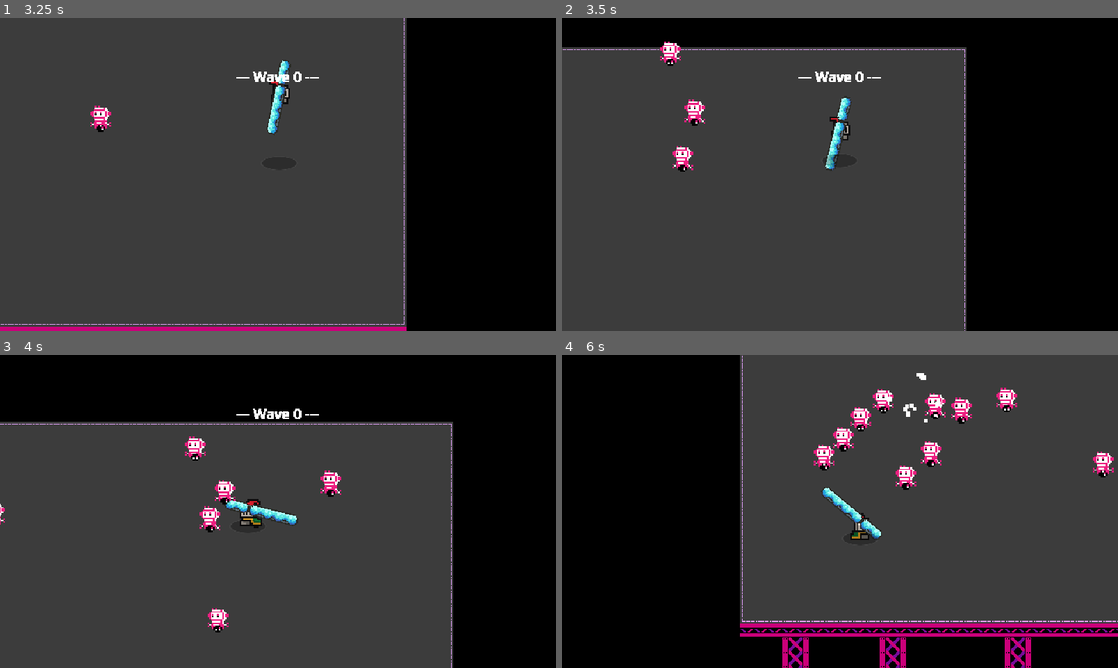
Above: before the commit, frames 1-4 (two rows, left to right).
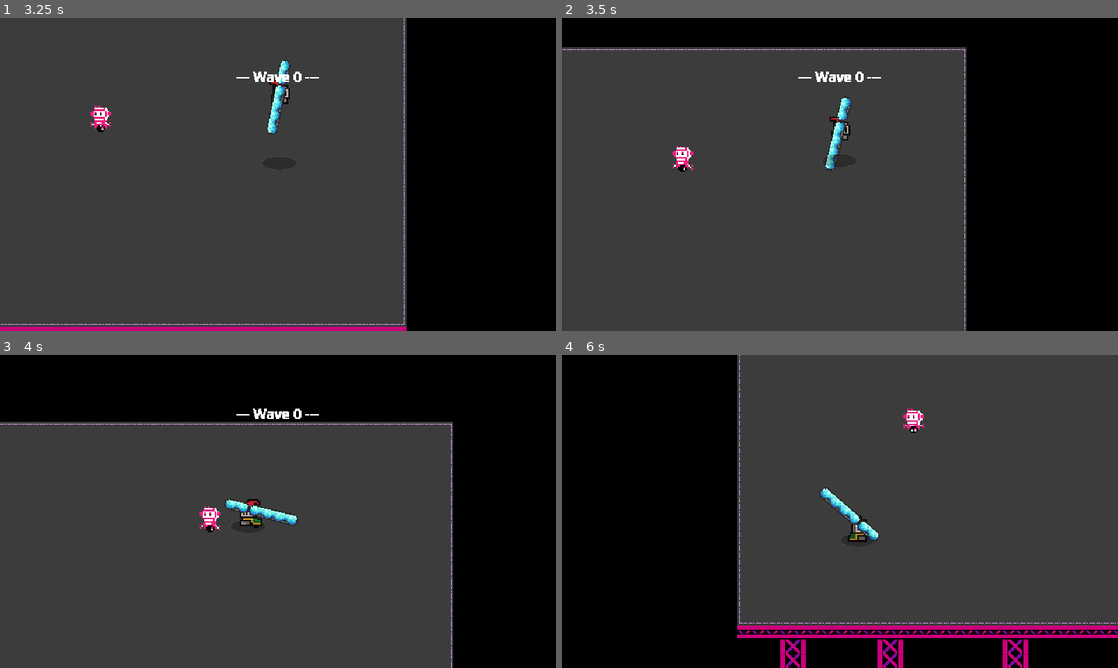
Above: after the commit, the same moments.

Repository: LicoRyte/PSCP--NoIWasTheJudge
Game: Godot game, scene res://Scene/Game Scene/arena.tscn
Same seed, same stepped clock (60 frames per second), same inputs: the game is played once before the commit and once after it. Before the commit the project has no main scene; this scene is started directly in both runs.
Inputs (mouse positions are in pixels of both pictures, inside the frame that each line leads up to):
- Up to frame 1 (3.25 s): move the mouse to (400, 158) at 0.52 s; hold D (Right) 0.53-1.28 s; tap Shift (Dash) at 0.6 s; click (400, 158) at 0.67 s; move the mouse to (166, 190) at 1.27 s; hold S (Down) 1.28-2.03 s; click (166, 190) at 1.35 s; move the mouse to (333, 105) at 2.02 s; hold D (Right) 2.03-2.78 s; tap R (Relode) at 2.1 s; move the mouse to (250, 237) at 2.77 s; hold W (Up) from 2.78 s (still down); tap Space (Space) at 2.85 s; click (250, 237) at 2.92 s
- Up to frame 2 (3.5 s): keep holding W (Up)
- Up to frame 3 (4 s): move the mouse to (444, 558) at 3.52 s; release W (Up) at 3.53 s; hold A (Left) from 3.53 s (still down); tap J (spawn_mob) at 3.6 s
- Up to frame 4 (6 s): move the mouse to (673, 464) at 4.27 s; tap Shift (Dash) at 4.35 s; move the mouse to (867, 511) at 5.02 s; release A (Left) at 5.03 s; press the mouse at (867, 511) at 5.03 s; hold S (Down) 5.03-5.78 s; move the mouse to (756, 433) at 5.77 s; release the mouse at (756, 433) at 5.78 s; hold D (Right) from 5.78 s (still down); tap R (Relode) at 5.85 s

Frame 1 is identical in both runs. In frame 2, 0.4% of the frame differs, in the area x 17-26%, y 7-35%; in frame 3, 0.8%; in frame 4, 6.3%, in the area x 31-100%, y 0-100%.
Error after the commit: Cannot call method 'get_children' on a null value. (res://Scripts/Service_scripts/Common.gd:13)

Commit message:
bug_in_get_real_parent

Diff:
--- a/Scene/Gun & Bullet/bullet.tscn
+++ b/Scene/Gun & Bullet/bullet.tscn
@@ -62,4 +62,5 @@
 shape = SubResource("CircleShape2D_k7h5k")
 
 [connection signal="screen_exited" from="VisibleOnScreenNotifier2D" to="." method="_on_visible_on_screen_notifier_2d_screen_exited"]
+[connection signal="area_entered" from="Hitbox" to="." method="_on_hitbox_area_entered"]
 [connection signal="body_entered" from="Hitbox" to="." method="_on_hitbox_body_entered"]
--- a/Scene/enemy/enemy.tscn
+++ b/Scene/enemy/enemy.tscn
@@ -57,11 +57,15 @@
 "speed": 15.0
 }]
 
-[sub_resource type="CircleShape2D" id="CircleShape2D_a2w56"]
-radius = 15.0
+[sub_resource type="CircleShape2D" id="CircleShape2D_vo3e1"]
+radius = 16.03122
 
 [sub_resource type="CircleShape2D" id="CircleShape2D_62j1s"]
 radius = 182.88794
+
+[sub_resource type="CapsuleShape2D" id="CapsuleShape2D_vo3e1"]
+radius = 4.0
+height = 26.0
 
 [node name="enemy" type="CharacterBody2D"]
 y_sort_enabled = true
@@ -69,7 +73,7 @@
 collision_mask = 2
 script = ExtResource("1_a2w56")
 
-[node name="AnimatedSprite2D" type="AnimatedSprite2D" parent="."]
+[node name="AnimatedSprite2D_enemy" type="AnimatedSprite2D" parent="."]
 position = Vector2(0, -15.000002)
 scale = Vector2(1.9166666, 1.9166666)
 sprite_frames = SubResource("SpriteFrames_7daf2")
@@ -77,29 +81,30 @@
 autoplay = "run"
 frame_progress = 0.97757894
 
-[node name="CollisionShape2D2" type="CollisionShape2D" parent="."]
-position = Vector2(0, -11)
-shape = SubResource("CircleShape2D_a2w56")
-debug_color = Color(0.95571464, 1.4439225e-06, 0.54431456, 0.41960785)
+[node name="hitbox_enemy" type="Area2D" parent="."]
+
+[node name="HitboxComponent" type="CollisionShape2D" parent="hitbox_enemy"]
+position = Vector2(0, -15)
+shape = SubResource("CircleShape2D_vo3e1")
 script = ExtResource("3_y0sql")
 metadata/_custom_type_script = "uid://c0syw6q6vu1rm"
 
 [node name="detection_area" type="Area2D" parent="."]
-collision_mask = 2
+position = Vector2(0, -15)
+collision_layer = 8
+collision_mask = 10
 
-[node name="CollisionShape2D" type="CollisionShape2D" parent="detection_area"]
-visible = false
-position = Vector2(0, -16)
+[node name="detection_area" type="CollisionShape2D" parent="detection_area"]
 shape = SubResource("CircleShape2D_62j1s")
 debug_color = Color(0.57551855, 0.45502687, 0.82508385, 0.41960785)
 
-[node name="CollisionShape2D" type="CollisionShape2D" parent="."]
-visible = false
-position = Vector2(0, -10)
-shape = SubResource("CircleShape2D_a2w56")
-debug_color = Color(0.95571464, 1.4439225e-06, 0.54431456, 0.41960785)
-script = ExtResource("3_y0sql")
-metadata/_custom_type_script = "uid://c0syw6q6vu1rm"
+[node name="real_hitbox" type="CollisionShape2D" parent="."]
+light_mask = 2
+visibility_layer = 2
+position = Vector2(0, -3)
+rotation = 1.5707964
+shape = SubResource("CapsuleShape2D_vo3e1")
+debug_color = Color(0.887244, 0.33187276, 0.01956746, 0.41960785)
 
 [node name="HealthComponent" type="Node" parent="."]
 script = ExtResource("4_7daf2")
--- a/Scene/player/Player.tscn
+++ b/Scene/player/Player.tscn
@@ -16,17 +16,6 @@
 [ext_resource type="Script" uid="uid://b7whr2y1petr7" path="res://Scripts/player/Player State/dash.gd" id="10_fq3oi"]
 [ext_resource type="Script" uid="uid://ceuhx3dreapte" path="res://Scripts/Base/CardComponent.gd" id="15_kbnkk"]
 
-[sub_resource type="CapsuleShape2D" id="CapsuleShape2D_kbnkk"]
-
-[sub_resource type="Gradient" id="Gradient_7dww1"]
-offsets = PackedFloat32Array(0, 0.56, 0.62, 0.9866667)
-colors = PackedColorArray(0, 0, 0, 1, 0, 0, 0, 1, 1, 1, 1, 0, 0, 0, 0, 0)
-
-[sub_resource type="GradientTexture2D" id="GradientTexture2D_inyuv"]
-gradient = SubResource("Gradient_7dww1")
-fill = 1
-fill_from = Vector2(0.47196263, 0.50934577)
-
 [sub_resource type="AtlasTexture" id="AtlasTexture_7dww1"]
 atlas = ExtResource("2_jriwm")
 region = Rect2(0, 0, 32, 32)
@@ -239,6 +228,21 @@
 "speed": 10.0
 }]
 
+[sub_resource type="CapsuleShape2D" id="CapsuleShape2D_kbnkk"]
+
+[sub_resource type="CapsuleShape2D" id="CapsuleShape2D_3u0m1"]
+radius = 3.999998
+height = 22.0
+
+[sub_resource type="Gradient" id="Gradient_7dww1"]
+offsets = PackedFloat32Array(0, 0.56, 0.62, 0.9866667)
+colors = PackedColorArray(0, 0, 0, 1, 0, 0, 0, 1, 1, 1, 1, 0, 0, 0, 0, 0)
+
+[sub_resource type="GradientTexture2D" id="GradientTexture2D_inyuv"]
+gradient = SubResource("Gradient_7dww1")
+fill = 1
+fill_from = Vector2(0.47196263, 0.50934577)
+
 [node name="Player" type="CharacterBody2D" groups=["Player"]]
 y_sort_enabled = true
 collision_layer = 3
@@ -269,18 +273,6 @@
 [node name="CardContainerComponent" type="Node" parent="."]
 script = ExtResource("15_kbnkk")
 metadata/_custom_type_script = "uid://ceuhx3dreapte"
-
-[node name="Hitbox" type="CollisionShape2D" parent="."]
-position = Vector2(0, 7)
-shape = SubResource("CapsuleShape2D_kbnkk")
-script = ExtResource("2_hm8o0")
-metadata/_custom_type_script = "uid://c0syw6q6vu1rm"
-
-[node name="Shadow" type="Sprite2D" parent="."]
-modulate = Color(1, 1, 1, 0.25882354)
-position = Vector2(0, 20)
-scale = Vector2(0.75, 0.28125003)
-texture = SubResource("GradientTexture2D_inyuv")
 
 [node name="AnimatedSprite2D" type="AnimatedSprite2D" parent="."]
 scale = Vector2(1.8125, 1.8125)
@@ -293,6 +285,29 @@
 [node name="gun" parent="AnimatedSprite2D" instance=ExtResource("2_7dww1")]
 position = Vector2(0, 0.55172414)
 
+[node name="hitbox_player" type="Area2D" parent="."]
+collision_layer = 9
+
+[node name="Hitbox" type="CollisionShape2D" parent="hitbox_player"]
+position = Vector2(0, 9)
+shape = SubResource("CapsuleShape2D_kbnkk")
+script = ExtResource("2_hm8o0")
+metadata/_custom_type_script = "uid://c0syw6q6vu1rm"
+
+[node name="real_hitbox" type="CollisionShape2D" parent="."]
+light_mask = 2
+visibility_layer = 2
+position = Vector2(0, 20)
+rotation = 1.5707964
+shape = SubResource("CapsuleShape2D_3u0m1")
+debug_color = Color(0.79402095, 0.4263646, 0, 0.41960785)
+
+[node name="Shadow" type="Sprite2D" parent="."]
+modulate = Color(1, 1, 1, 0.25882354)
+position = Vector2(0, 20)
+scale = Vector2(0.75, 0.28125003)
+texture = SubResource("GradientTexture2D_inyuv")
+
 [node name="StateMachine_MM" type="Node" parent="." node_paths=PackedStringArray("starting_state")]
 script = ExtResource("2_3eeal")
 starting_state = NodePath("Idle")
--- a/Scripts/Base/HitboxComponent.gd
+++ b/Scripts/Base/HitboxComponent.gd
@@ -7,8 +7,8 @@
 @export var status_component : StatusComponent
 
 func _ready() -> void:
-	health_component = Common.get_component(get_parent(), HealthComponent)
-	status_component = Common.get_component(get_parent(), StatusComponent)
+	health_component = Common.get_component(Common.find_real_parent(self, CharacterBody2D), HealthComponent)
+	status_component = Common.get_component(Common.find_real_parent(self, CharacterBody2D), StatusComponent)
 
 func detect_attack(attack: Attack):
 	if is_immune or not health_component:
--- a/Scripts/Gun_scripts/Gun & Bullet/bullet.gd
+++ b/Scripts/Gun_scripts/Gun & Bullet/bullet.gd
@@ -38,6 +38,7 @@
 
 func apply_hit(target: Node2D):
 	var hitbox = Common.get_component(target, HitboxComponent)
+	print(hitbox)
 	if not hitbox:
 		return
 	var eff = Effect.new()
@@ -79,9 +80,20 @@
 
 
 func _on_hitbox_body_entered(body: Node2D) -> void:
-	if body is Player:
+	pass
+	#print(body)
+	#if body is Player:
+		#return
+	#GameEvents._shake_call.emit()
+	#GlobalAudio.fx("damage")
+	#apply_hit(body)
+	#queue_free()
+
+func _on_hitbox_area_entered(area: Area2D) -> void:
+	print(area.get_parent())
+	if area.get_parent() is Player:
 		return
 	GameEvents._shake_call.emit()
 	GlobalAudio.fx("damage")
-	apply_hit(body)
+	apply_hit(area.get_parent())
 	queue_free()
--- a/Scripts/Service_scripts/Common.gd
+++ b/Scripts/Service_scripts/Common.gd
@@ -1,11 +1,17 @@
 extends Node
-class_name Common
+
+func find_real_parent(node: Node, class_your_want_to_find):
+	if is_instance_of(node, class_your_want_to_find):
+		return node
+	print(node)
+	print(node.get_parent(), "--------")
+	find_real_parent(node.get_parent(), class_your_want_to_find)
 
 static func get_component(node: Node, class_you_want_to_find_in_that_node): #get_parent() #StatComponent
 	if is_instance_of(node, class_you_want_to_find_in_that_node):
 		return node
-
 	for child in node.get_children():
+		print(child)
 		var found = get_component(child, class_you_want_to_find_in_that_node)
 		if found:
 			return found
--- a/Scripts/Service_scripts/WaveManager.gd
+++ b/Scripts/Service_scripts/WaveManager.gd
@@ -100,7 +100,7 @@
 
 
 func _get_enemy_count(wave: int) -> int:
-	return 12 + int(floor(wave / 0.5))
+	return 1 + int(floor(wave / 0.5))
 
 func get_wave_health_multiplier() -> float:
 	return max(1.0, 1.0 + 0.25 * float(floor(current_wave / 1.75)))
--- a/Scripts/enemy/enemy.gd
+++ b/Scripts/enemy/enemy.gd
@@ -15,7 +15,6 @@
 	player = get_tree().current_scene.get_node_or_null("Player")
 	connect("_object_died",_enemy_is_died)
 	_entity_died.connect(_enemy_is_died)
-
 func _physics_process(_delta: float) -> void:
 	if player:
 		if player_chase:
@@ -43,6 +42,3 @@
 func _on_deal_damage(amount: float, receiver: Node2D, _source: Node) -> void:
 	if receiver == self:
 		CamCom.play_effect("fracture", receiver.global_position)
-
-func _on_hitbox_body_entered(body: Node2D) -> void:
-	return
--- a/project.godot
+++ b/project.godot
@@ -11,6 +11,7 @@
 [application]
 
 config/name="NoIWasTheJudge"
+run/main_scene="uid://d2ymyqoxoc30l"
 config/features=PackedStringArray("4.5", "GL Compatibility")
 config/icon="res://icon.svg"
 
@@ -23,6 +24,7 @@
 CamCom="*res://Scene/Service_scene/CameraComposer.tscn"
 Wave="*res://Scripts/Service_scripts/WaveManager.gd"
 SceneManager="*res://Scene/Service_scene/SceneManager.tscn"
+Common="*res://Scripts/Service_scripts/Common.gd"
 
 [display]
 
Not shown: 2 places in Scene/enemy/enemy.tscn that only renumber resources
Not shown: 1 places in Scene/player/Player.tscn that only renumber resources
